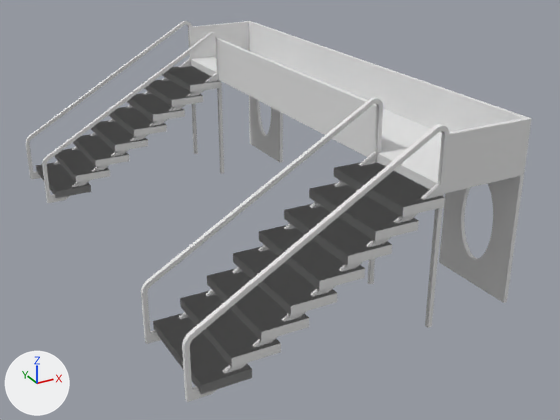
An edit to the Blender file models/walkway/walkway.blend, drawn before and after from the same camera.
Camera for both pictures: a camera (50 mm lens) standing at (-10.47, -16.84, 8.64) and looking at (-1.82, -1.12, 0.78). Every picture has the same lights, and +X, +Y and +Z are marked at lower left.

The scene before the commit, as lines of its bpy script (objects in view):
```python
me_cube_001 = bpy.data.meshes.new('Cube.001')
me_cube_001.from_pydata(...)  # 220 vertices, 220 faces; spans x -6.5..1.1, y -1.6..0.0, z -41.0..3.0
me_cube_002 = bpy.data.meshes.new('Cube.002')
me_cube_002.from_pydata(...)  # 16 vertices, 10 faces; spans x -6.25..-5.25, y -1.58..-0.98, z -38.5..-36.5
ob_stairs = bpy.data.objects.new('Stairs', me_cube_002)
ob_stairs.location = (0.0, 0.0, 4.0)
ob_stairs.scale = (1.0, 4.0, 0.1)
_m = ob_stairs.modifiers.new('Array', 'ARRAY')
_m.count = 8
_m.constant_offset_displace = (0.0, 0.0, 0.0)
_m.relative_offset_displace = (0.6, 0.0, 1.8)
_m = ob_stairs.modifiers.new('Mirror', 'MIRROR')
_m.use_axis = (False, True, False)
ob_structure = bpy.data.objects.new('Structure', me_cube_001)
ob_structure.location = (0.0, 0.0, 4.0)
ob_structure.scale = (1.0, 4.0, 0.1)
_m = ob_structure.modifiers.new('Mirror', 'MIRROR')
_m.use_axis = (False, True, False)
_m = ob_structure.modifiers.new('Boolean', 'BOOLEAN')
_m.object = ob_wall_hole
_m.solver = 'FLOAT'
```
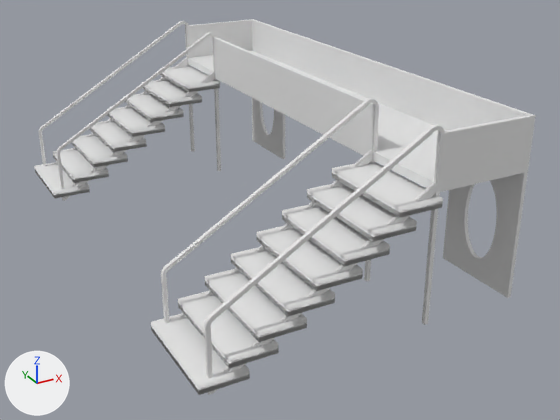
Pixel boxes [x1, y1, x2, y2] of what changed, in the pictures (560 x 420 px):
'Structure', reshaped, moved, rescaled
    before: [26, 21, 532, 402]
    after: [39, 19, 536, 395]
'Stairs', reshaped, moved
    before: [36, 66, 445, 393]
    after: [34, 65, 443, 395]
part 1 of me_cube_002, deleted
    before: [36, 66, 445, 393]
part 2 of me_cube_002, shading changed
    before: [76, 81, 445, 367]
    after: [34, 65, 443, 395]

What changed in the scene script:
```text
Change me_cube_001:
    used by ob_structure; location = (0.0, 0.0, 4.0); scale = (1.0, 4.0, 0.1)
    remove me_cube_001.from_pydata(...)  # 220 vertices, 220 faces; spans x -6.5..1.1, y -1.6..0.0, z -41.0..3.0
    add me_cube_001.from_pydata(...)  # 596 vertices, 557 faces; spans x -6.1..1.2, y -6.2..0.0, z 0.0..4.3
    me_cube_001 part 3: 220 vertices removed from x -6.5..1.1, y -1.6..0.0, z -41.0..3.0; 596 vertices added at x -6.1..1.2, y -6.2..0.0, z 0.0..4.3
Change me_cube_002:
    used by ob_stairs; location = (0.0, 0.0, 4.0); scale = (1.0, 4.0, 0.1)
    remove me_cube_002.from_pydata(...)  # 16 vertices, 10 faces; spans x -6.25..-5.25, y -1.58..-0.98, z -38.5..-36.5
    add me_cube_002.from_pydata(...)  # 8 vertices, 6 faces; spans x -6.25..-5.25, y -1.58..-0.98, z -38.5..-36.5
    me_cube_002 part 1: the loose piece of 8 vertices spanning x -6.25..-5.25, y -1.58..-0.98, z -38.5..-36.5 is deleted
    me_cube_002 part 2: 6 kept faces spanning x -6.25..-5.25, y -1.58..-0.98, z -38.5..-36.5 are now shaded smooth
Change ob_structure:
    ob_structure.scale: (1.0, 4.0, 0.1) -> (1.0, 1.0, 1.0)
    ob_structure.location: (0.0, 0.0, 4.0) -> (0.0, 0.0, 0.0)
Change ob_stairs:
    ob_stairs.location: (0.0, 0.0, 4.0) -> (-0.05, 0.0, 4.0)
```
